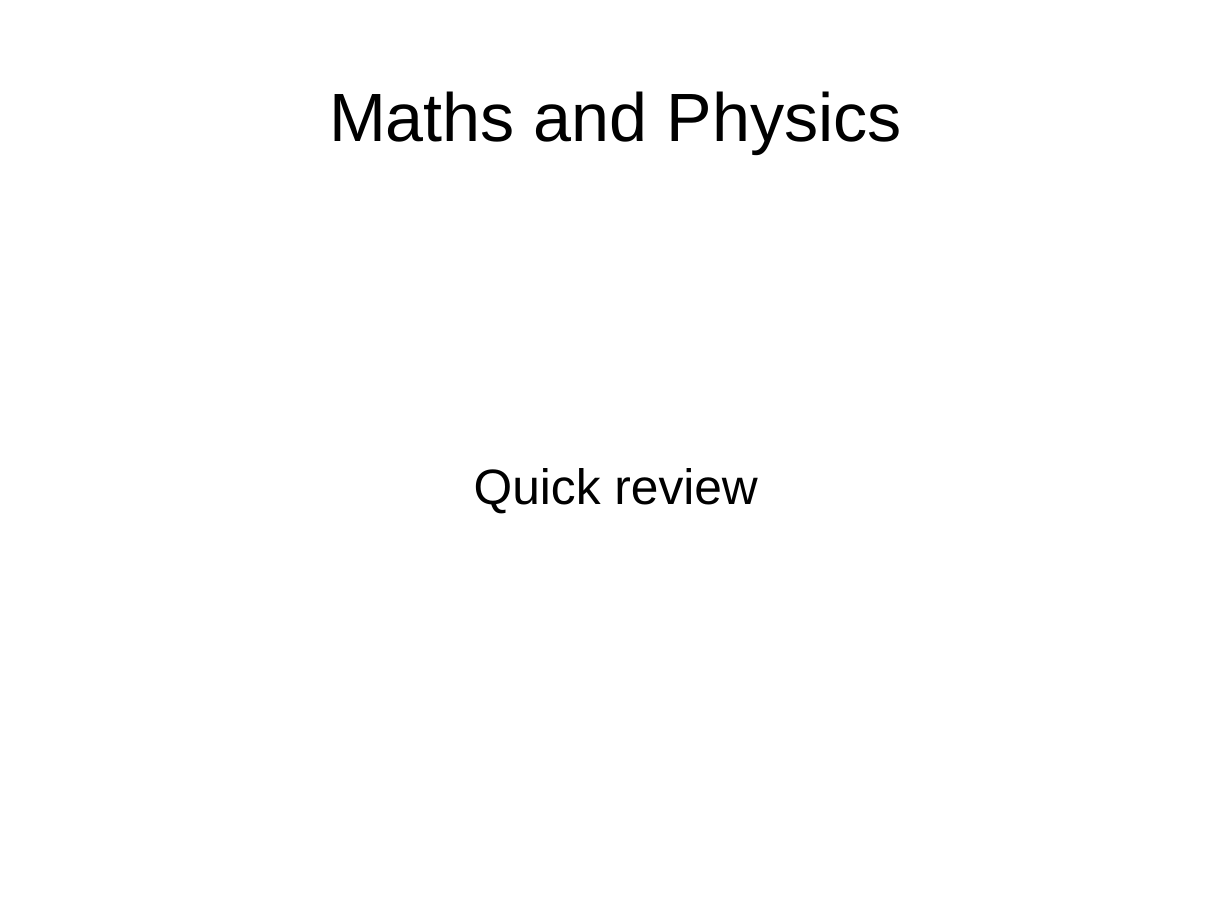
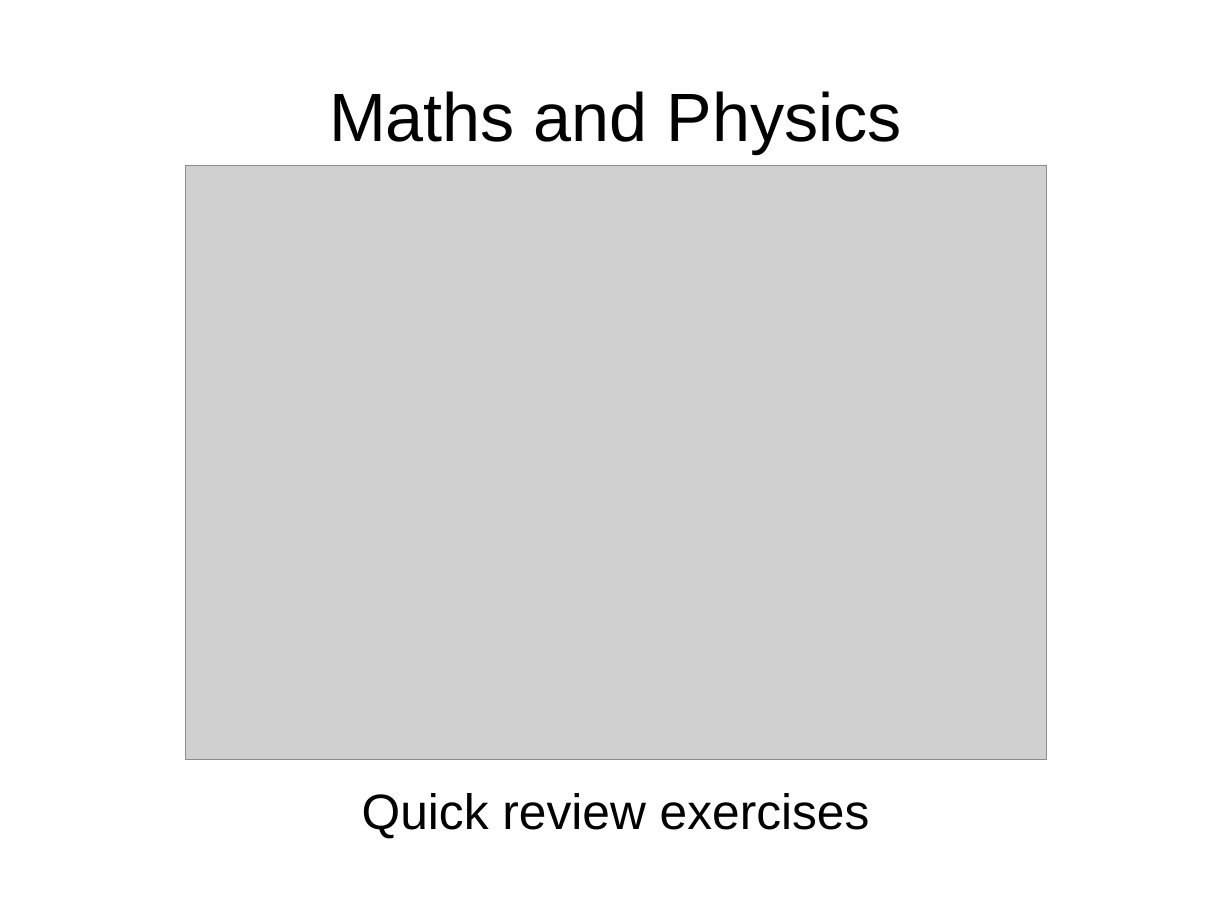
Before and after one commit to maivincent/MISE_presentations, a slide deck: slide 1 of 2_Maths_physics.odp. Drawn at 1232x924 pixels with LibreOffice and Linux fonts; fonts in the diff are those of the drawing; grey boxes stand for pictures. Boxes give left, top, right and bottom in pixels: in the first picture for what was removed or moved away, otherwise in the second. Text is boxed around its words. In the diff, an @@ line names an element or a change of style, - is before the commit and + after.

```diff
--- a/2_Maths_physics.odp
+++ b/2_Maths_physics.odp
@@ picture added at [186,165,1048,760] @@
@@ subtitle at [362,793,870,839]: text changed @@
-Quick review
+Quick review exercises
```
Also in this commit, not shown: 2 other slides changed, 2 slides added, 1 slide removed, 1 other file.
